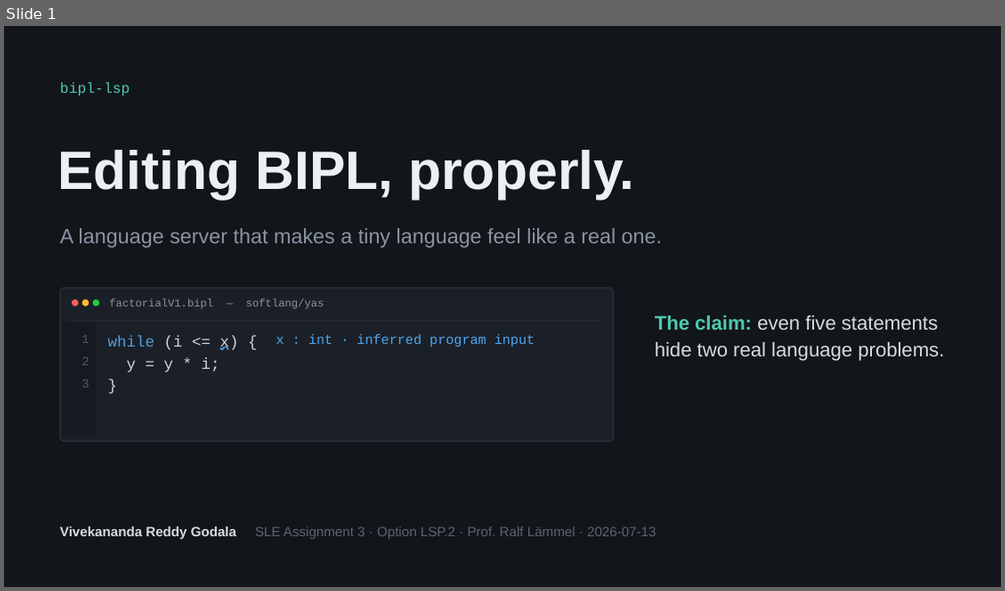
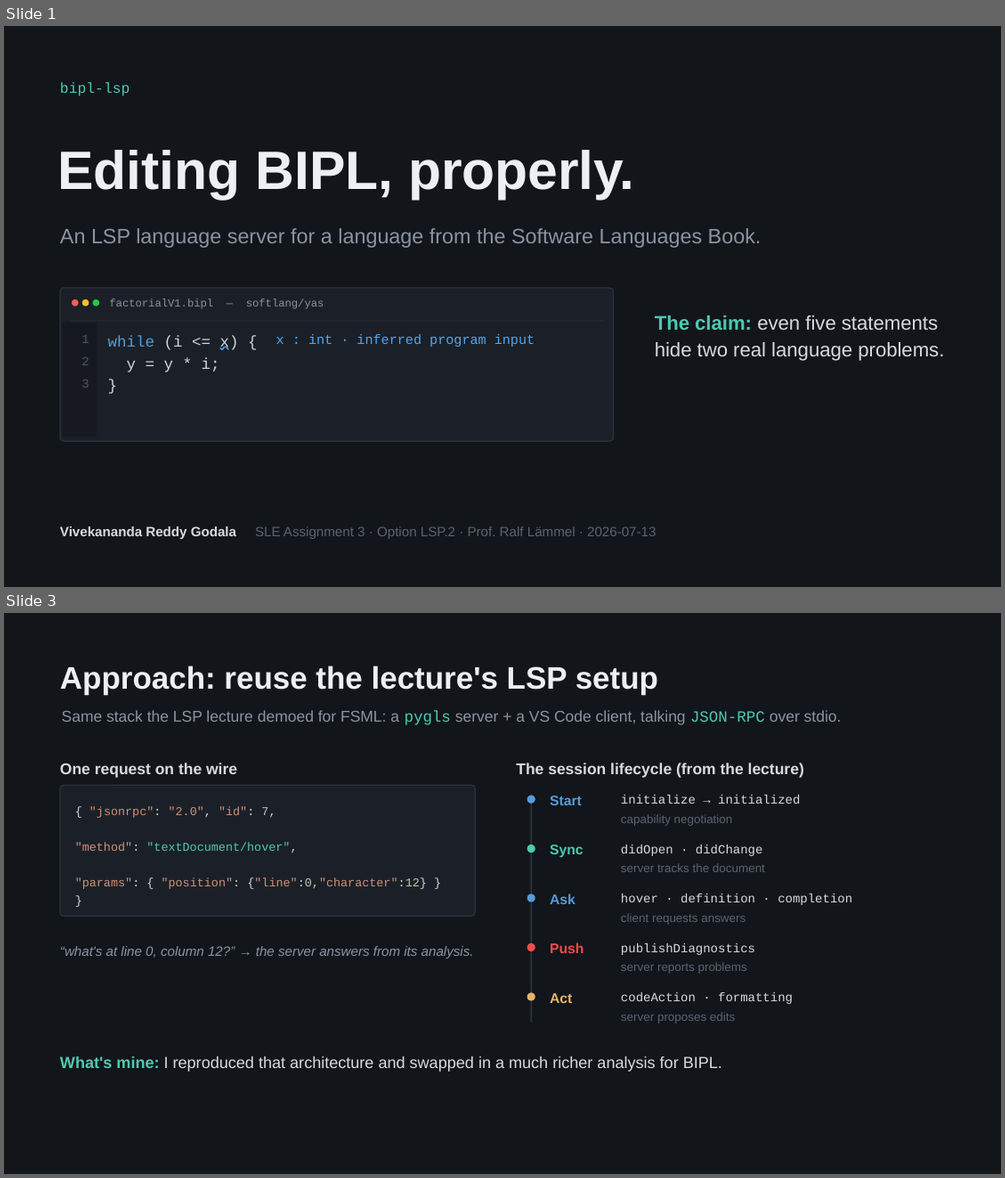
Before and after one commit to VivekanandaReddy3/sle-bipl-lsp, a slide deck: SLE_LSP_Vivekananda.pptx. Shown one above the other, each under a label of ours: slide 1 before the commit, slides 1 and 3 after it; the slides between them are not shown. The pictures are 1005x591 and 1005x1178 pixels, drawn with LibreOffice and Linux fonts; fonts in the diff are those of the drawing. Boxes give left, top, right and bottom in pixels: in the first picture for what was removed or moved away, otherwise in the second. Text is boxed around its words. In the diff, an @@ line names an element or a change of style, - is before the commit and + after.

Commit message:
Restructure slides to cover RL's grading checklist (approach, protocol, challenges)

```diff
--- a/SLE_LSP_Vivekananda.pptx
+++ b/SLE_LSP_Vivekananda.pptx
@@ slide 3 added at (4, 613, 1001, 1174), background #12151A @@
@@ text added at (60, 666, 658, 695), 30 pt, text #ECEFF3, bold @@
+Approach: reuse the lecture's LSP setup
@@ text added at (62, 710, 841, 725), 15 pt, text #8A94A3 @@
+Same stack the LSP lecture demoed for FSML: a pygls server + a VS Code client, talking JSON-RPC over stdio.
@@ text added at (60, 763, 237, 778), 15 pt, text #D7DBE0, bold @@
+One request on the wire
@@ text added at (516, 763, 804, 778), 15 pt, text #D7DBE0, bold @@
+The session lifecycle (from the lecture)
@@ rounded rectangle added at (60, 785, 475, 916), fill #1B2028, outline #2C333D 1 pt @@
@@ ellipse added at (527, 795, 535, 803), fill #569CD6 @@
@@ line added from (531, 794) to (531, 1022), #2C333D 1.5 pt @@
@@ text added at (550, 795, 582, 805), 13.5 pt, text #569CD6, bold @@
+Start
@@ text added at (621, 795, 800, 803), 12 pt, text #D7DBE0 @@
+initialize → initialized
@@ text added at (75, 806, 427, 889), 11.5 pt, text #CE9178 @@
+{ "jsonrpc": "2.0", "id": 7,
+"method": "textDocument/hover",
+"params": { "position": {"line":0,"character":12} }
+}
@@ text added at (621, 814, 733, 826), 11.5 pt, text #5A6472 @@
+capability negotiation
@@ ellipse added at (527, 844, 535, 853), fill #4EC9B0 @@
@@ text added at (550, 844, 582, 858), 13.5 pt, text #4EC9B0, bold @@
+Sync
@@ text added at (621, 844, 763, 856), 12 pt, text #D7DBE0 @@
+didOpen · didChange
@@ text added at (621, 863, 765, 872), 11.5 pt, text #5A6472 @@
+server tracks the document
@@ ellipse added at (527, 893, 535, 901), fill #569CD6 @@
@@ text added at (550, 893, 575, 904), 13.5 pt, text #569CD6, bold @@
+Ask
@@ text added at (621, 893, 852, 905), 12 pt, text #D7DBE0 @@
+hover · definition · completion
@@ text added at (621, 914, 745, 925), 11.5 pt, text #5A6472 @@
+client requests answers
@@ text added at (60, 946, 474, 958), 13 pt, text #8A94A3, italic @@
+“what's at line 0, column 12?” → the server answers from its analysis.
@@ ellipse added at (527, 943, 535, 952), fill #F14C4C @@
@@ text added at (550, 942, 583, 953), 13.5 pt, text #F14C4C, bold @@
+Push
@@ text added at (621, 943, 755, 955), 12 pt, text #D7DBE0 @@
+publishDiagnostics
@@ text added at (621, 962, 747, 973), 11.5 pt, text #5A6472 @@
+server reports problems
@@ ellipse added at (527, 993, 535, 1001), fill #E5B567 @@
@@ text added at (550, 993, 572, 1003), 13.5 pt, text #E5B567, bold @@
+Act
@@ text added at (621, 992, 793, 1004), 12 pt, text #D7DBE0 @@
+codeAction · formatting
@@ text added at (621, 1012, 735, 1023), 11.5 pt, text #5A6472 @@
+server proposes edits
@@ text added at (60, 1056, 722, 1071), 15.5 pt, text #D7DBE0 @@
+What's mine: I reproduced that architecture and swapped in a much richer analysis for BIPL.
@@ slide 1 changed as well @@
@@ text at (60, 228, 761, 248): text changed @@
-A language server that makes a tiny language feel like a real one.
+An LSP language server for a language from the Software Languages Book.
```
Also in this commit, not shown: 5 other slides changed, 2 other slides added, 2 slides removed, 2 other files.
